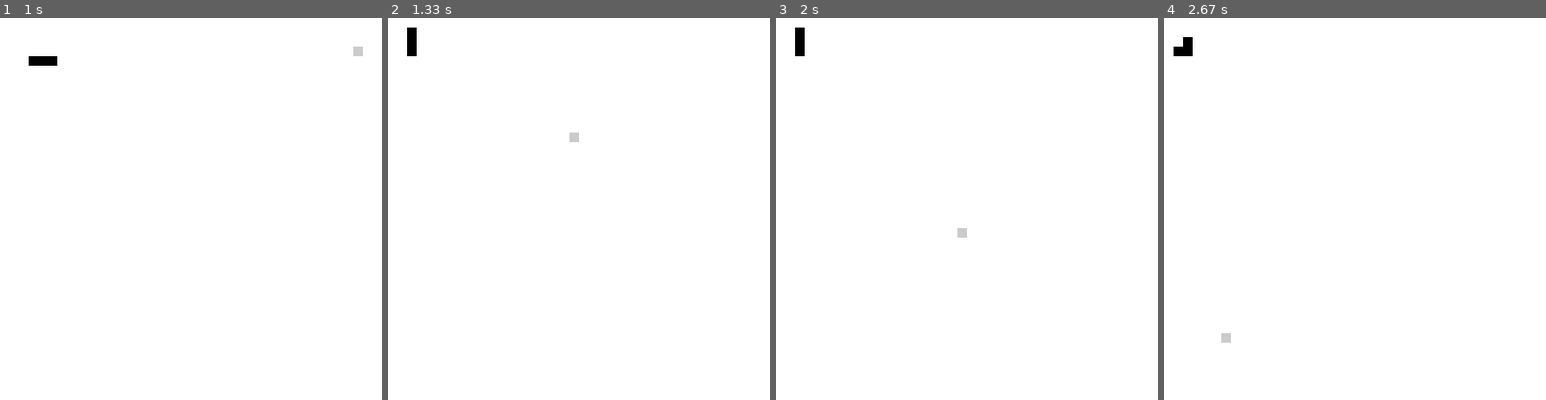
Above: before the commit, frames 1-4 (left to right).
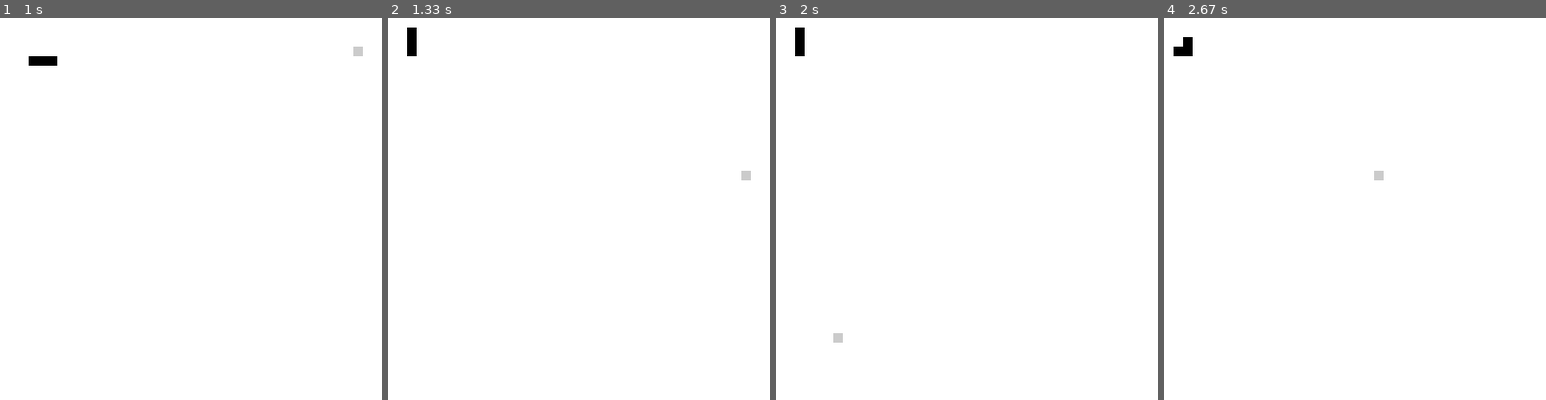
Above: after the commit, the same moments.

Repository: dicruzcar/Snake-Public
Game: pygame game, started from main.py
Two runs of this game, one before a commit and one after it. Both use one fixed random seed, a clock stepped at 60 frames per second and the inputs below.
Inputs:
- Up to frame 1 (1 s): hold Right 0.33-0.8 s; hold Up from 0.83 s (still down); tap Space at 0.9 s
- Up to frame 2 (1.33 s): release Up at 1.18 s; hold Right from 1.22 s (still down); tap Space at 1.28 s
- Up to frame 3 (2 s): release Right at 1.68 s; hold Left from 1.72 s (still down); tap Space at 1.78 s
- Up to frame 4 (2.67 s): release Left at 2.5 s; hold Down from 2.53 s (still down); tap Space at 2.6 s

Frame 1 is identical in both runs. In frame 2, 0.1% of the frame differs, in the area x 47-95%, y 30-43%; in frame 3, 0.1%; in frame 4, 0.1%.

Commit message:
Reaction frames now setted to 60

Diff:
--- a/pygame_entities/game.py
+++ b/pygame_entities/game.py
@@ -28,7 +28,7 @@
         #Game attributes
         self.restart_key = "SPACE"
         self.true_game_frames = 6
-        self.reaction_frames = 30
+        self.reaction_frames = 60
         self.true_frames_and_reaction_coeficent = int(self.reaction_frames/self.true_game_frames)
         self.win = False
         self.h1_font = pygame.font.Font(self.fonts("Blinker-Regular.ttf"), 40)
